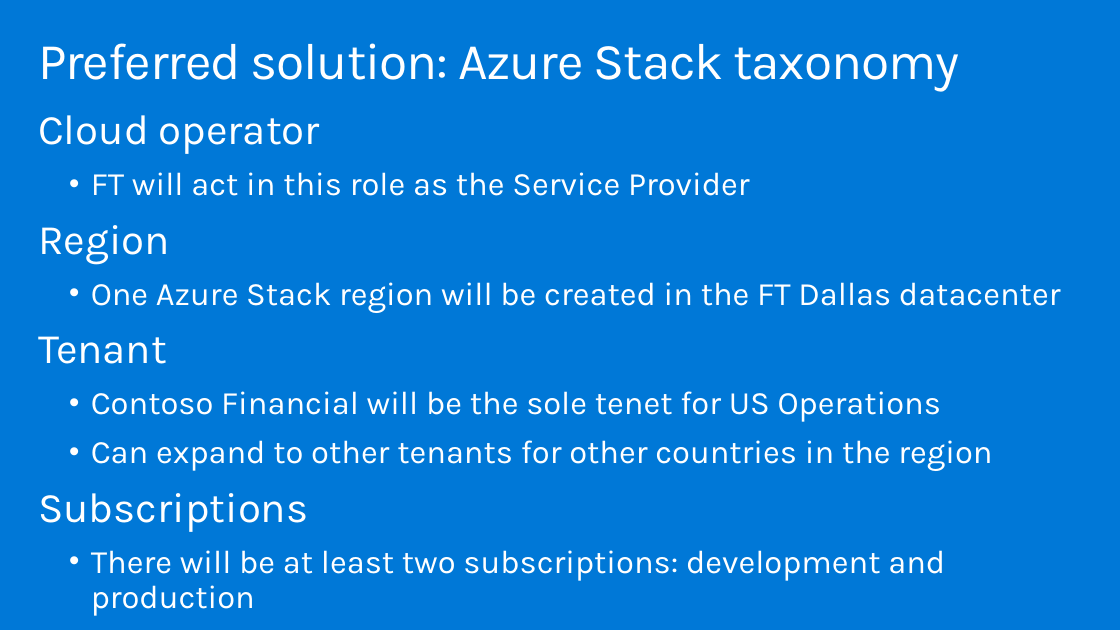
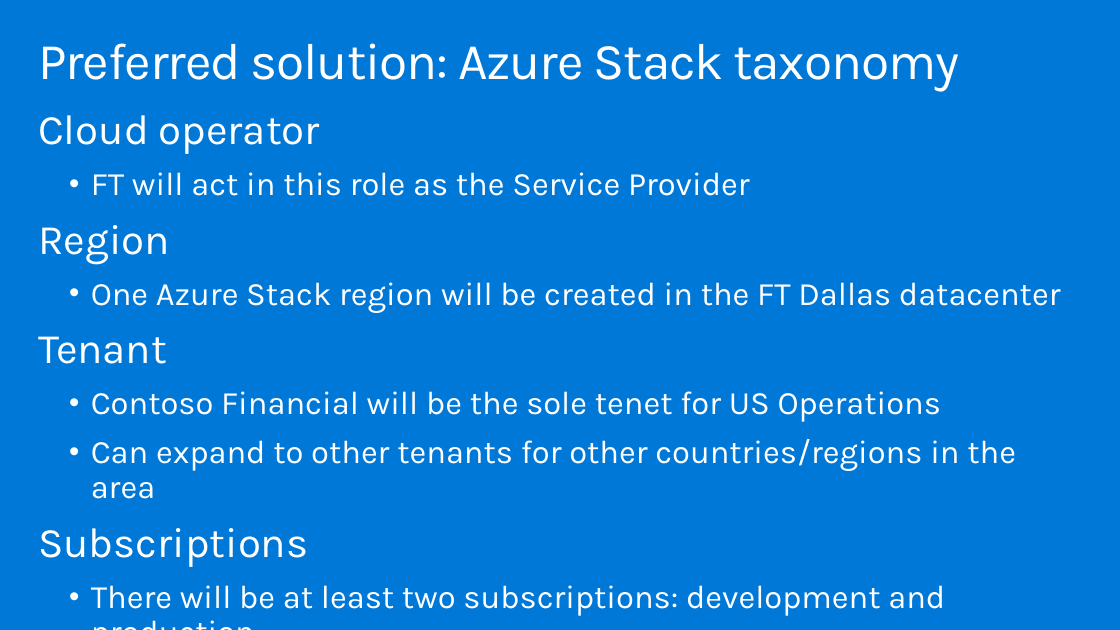
Before and after one commit to rtibi/MCW-Azure-Stack, a slide deck: slide 21 of Whiteboard design session/WDS trainer presentation - Azure Stack.pptx. Drawn at 1120x630 pixels with LibreOffice and Linux fonts; fonts in the diff are those of the drawing. Boxes give left, top, right and bottom in pixels: in the first picture for what was removed or moved away, otherwise in the second. Text is boxed around its words. In the diff, an @@ line names an element or a change of style, - is before the commit and + after.

Commit message:
manually added changes from earlier branch

```diff
--- a/Whiteboard design session/WDS trainer presentation - Azure Stack.pptx
+++ b/Whiteboard design session/WDS trainer presentation - Azure Stack.pptx
@@ text at bbox=[91, 439, 1016, 499]: text changed @@
-  • Can expand to other tenants for other countries in the region
+  • Can expand to other tenants for other countries/regions in the area
```
